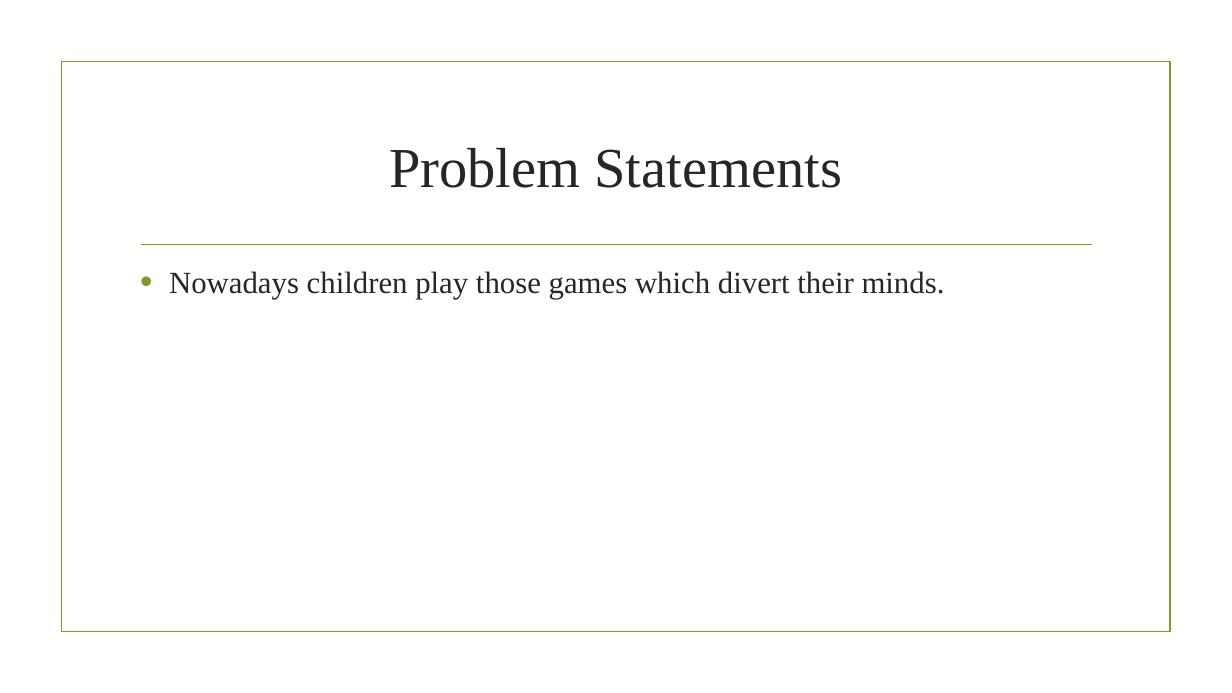
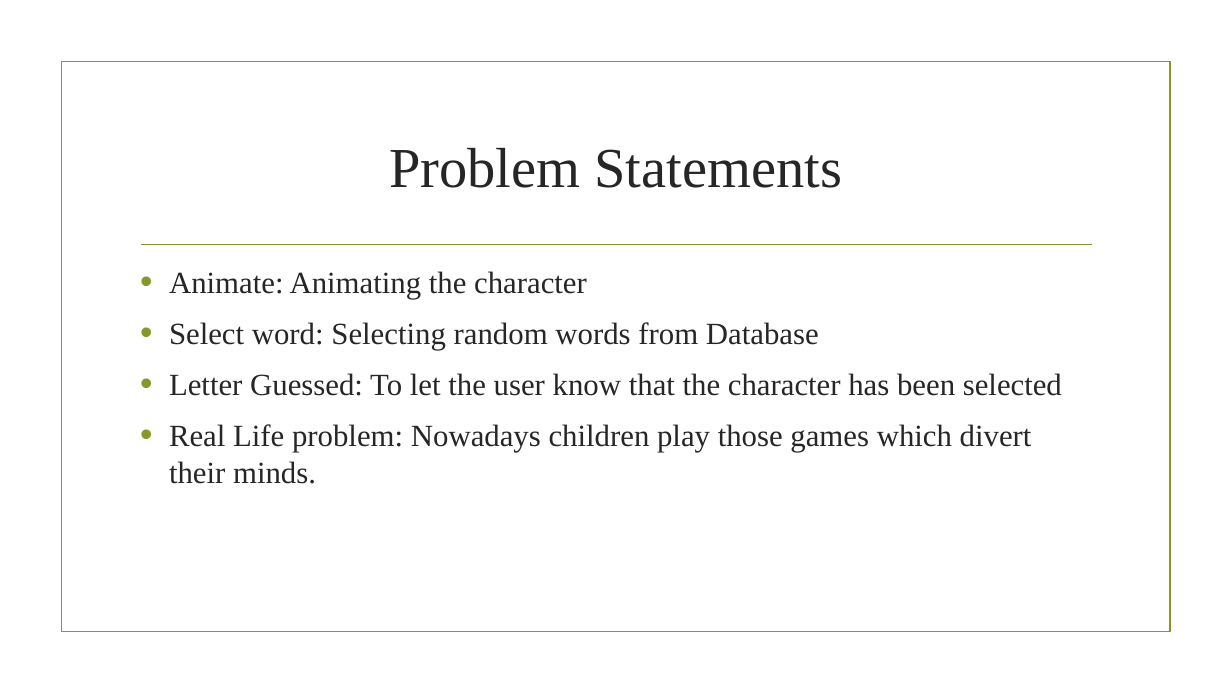
Before and after one commit to ganpat-university/ict-gnu-adprojects-2017-hangman, a slide deck: slide 7 of Hangman.pptx (slide 6 before the commit). Drawn at 1232x693 pixels with LibreOffice and Linux fonts; fonts in the diff are those of the drawing; background and template pictures are left out. Boxes give left, top, right and bottom in pixels: in the first picture for what was removed or moved away, otherwise in the second. Text is boxed around its words. In the diff, an @@ line names an element or a change of style, - is before the commit and + after.

```diff
--- a/Hangman.pptx
+++ b/Hangman.pptx
@@ text at bbox=[169, 271, 1062, 484]: text changed @@
-• Nowadays children play those games which divert their minds.
+• Animate: Animating the character
+• Select word: Selecting random words from Database
+• Letter Guessed: To let the user know that the character has been selected
+• Real Life problem: Nowadays children play those games which divert their minds.
```
Also in this commit, not shown: 11 other slides changed, 8 slides added, 2 slides removed, 1 other file.
